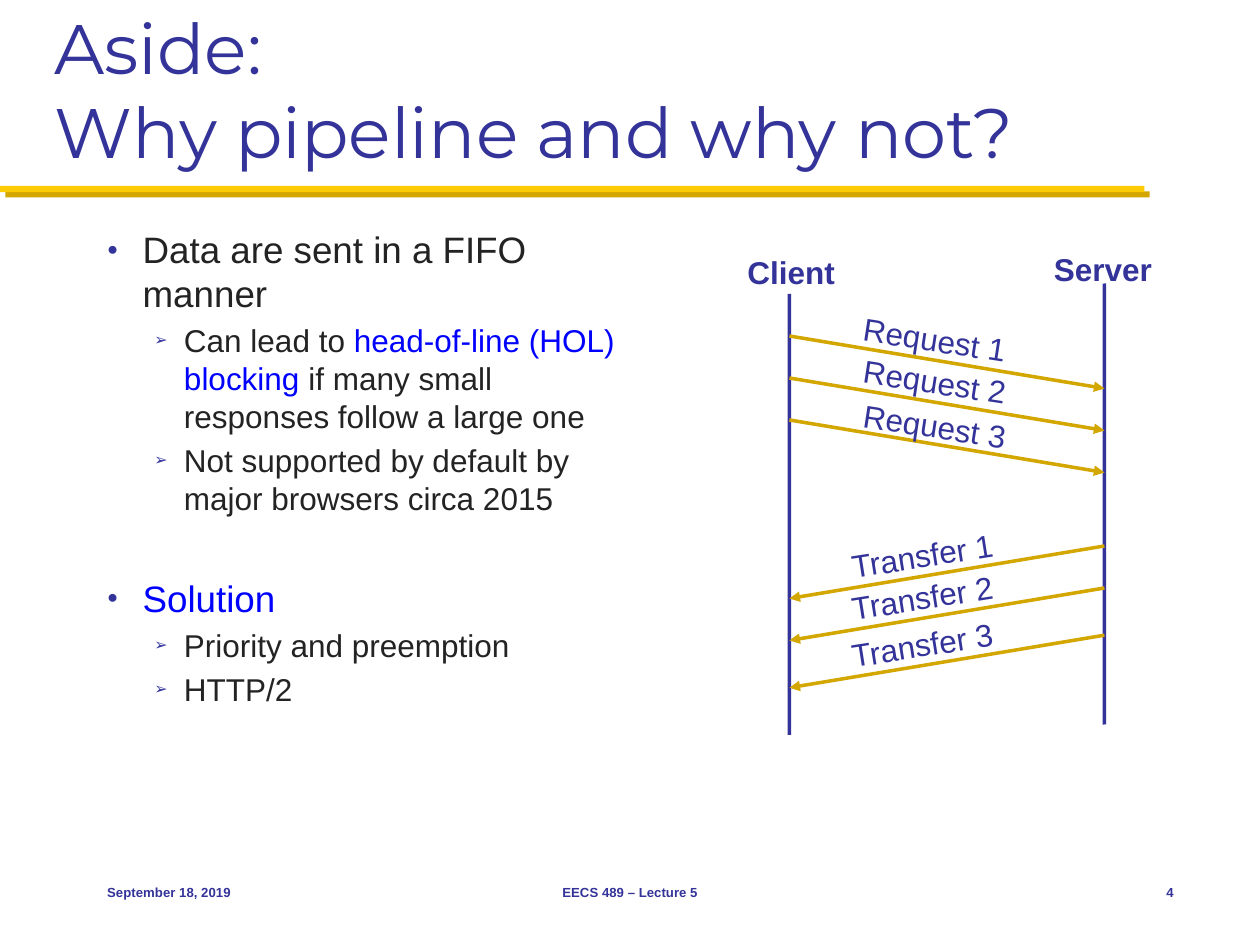
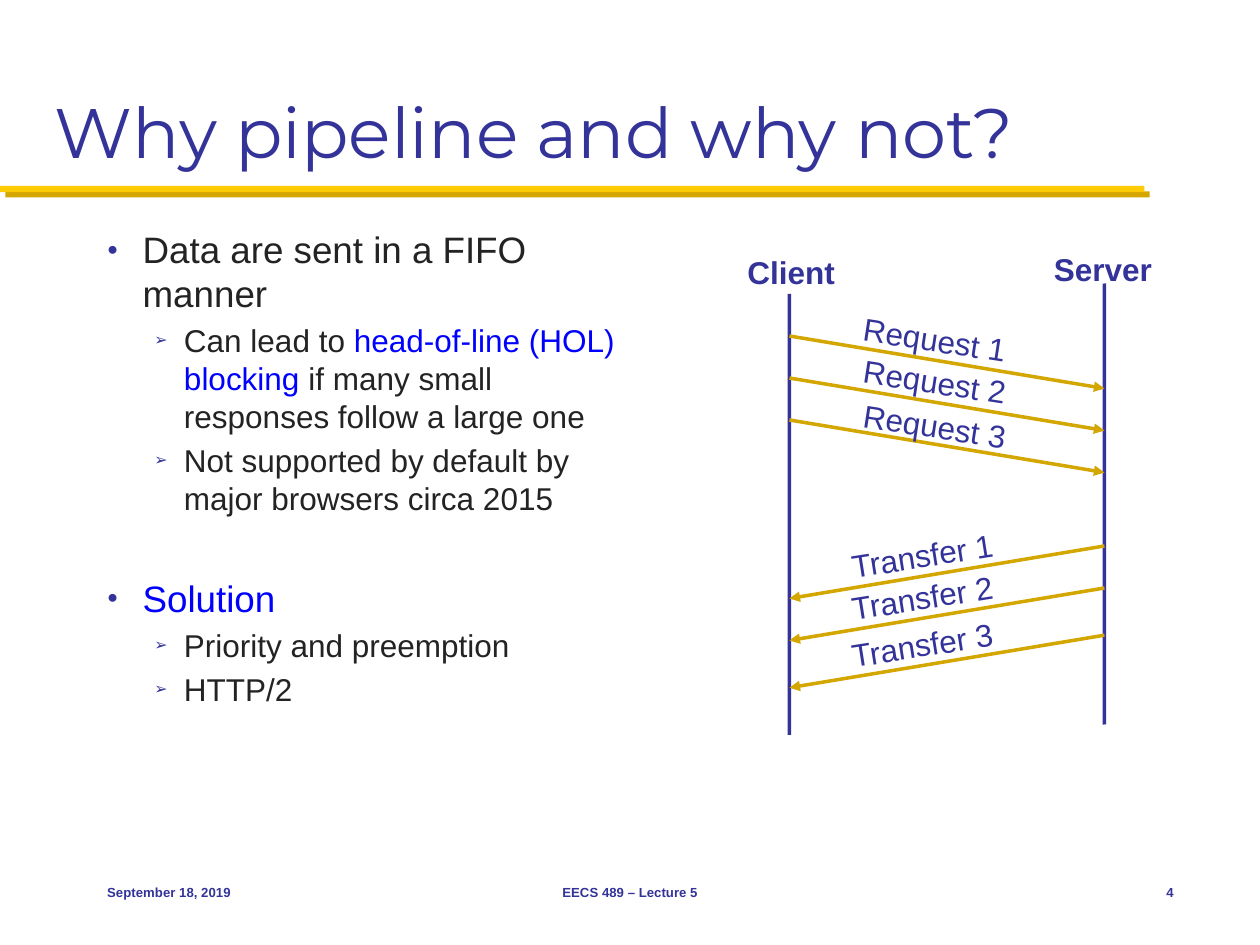
Before and after one commit to mosharaf/eecs489, a slide deck: slide 4 of Slides/091819.pptx. Drawn at 1260x945 pixels with LibreOffice and Linux fonts; fonts in the diff are those of the drawing. Boxes give left, top, right and bottom in pixels: in the first picture for what was removed or moved away, otherwise in the second. Text is boxed around its words. In the diff, an @@ line names an element or a change of style, - is before the commit and + after.

```diff
--- a/Slides/091819.pptx
+++ b/Slides/091819.pptx
@@ title at <box>55,106,1013,172</box>: text changed @@
-Aside:
-Why pipeline and why not?
+Why pipeline and why not?
```
Also in this commit, not shown: 1 other slide changed.
